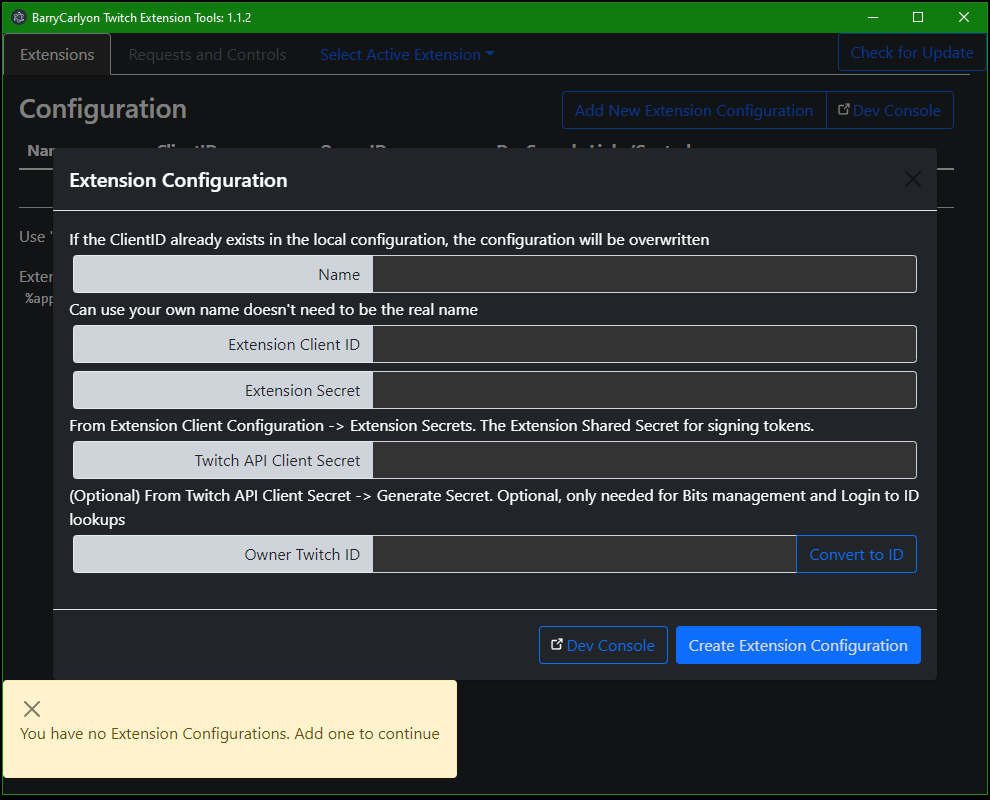
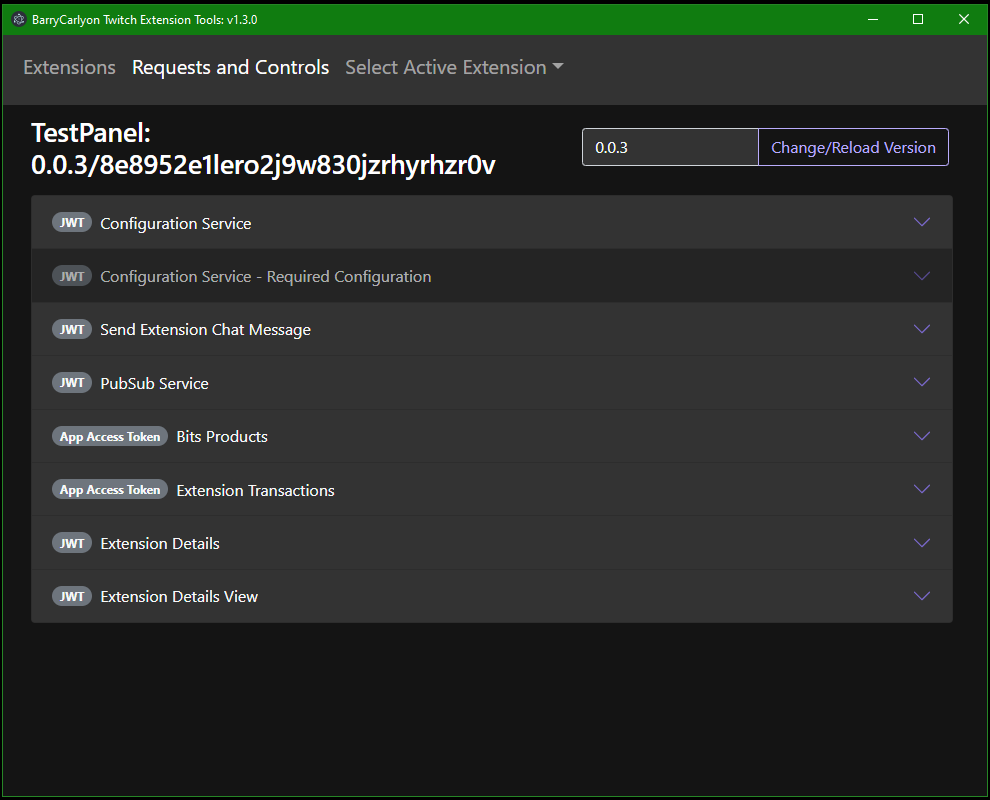
Layers edited between the first and the second 990x800 image:
added group "Group 2" with 5 layers above "Group 1" over box(2, 2, 988, 797)
added layer "Layer 12" in group "Group 2" over box(2, 2, 988, 797)
added group "Group 1" with 6 layers above "Background" over box(2, 2, 988, 797)
hid "Layer 6", moved it into group "Group 1" over box(2, 2, 988, 797)
